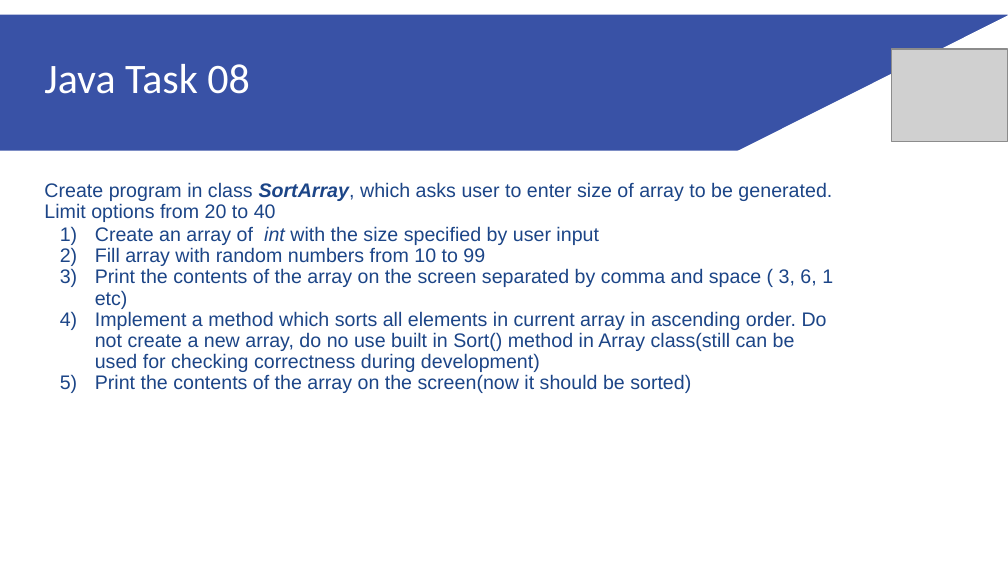
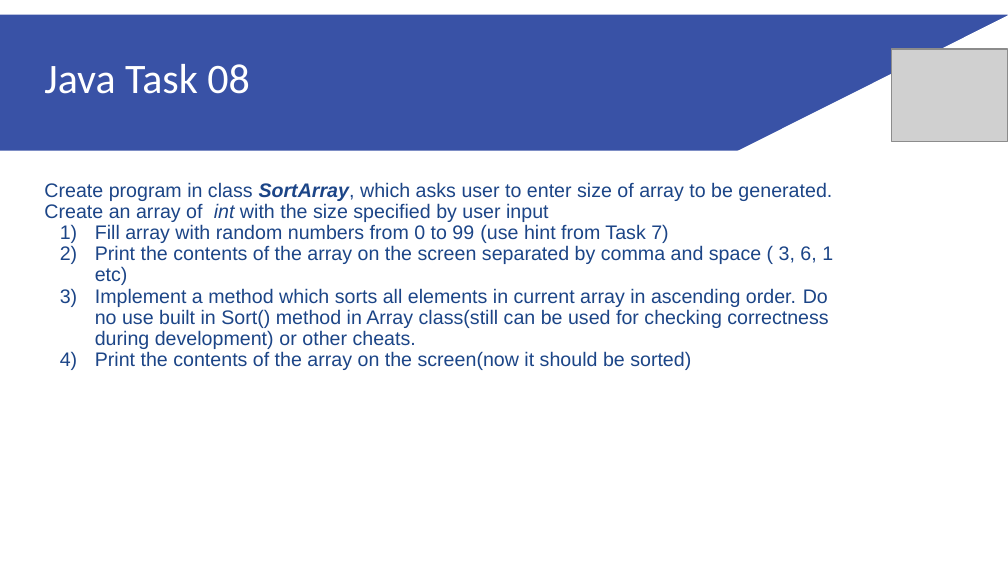
Before and after one commit to rcsyg/rcs-preboot, a slide deck: slide 5 of Java Homework 02 (eng).pptx. Drawn at 1008x567 pixels with LibreOffice and Linux fonts; fonts in the diff are those of the drawing; grey boxes stand for pictures. Boxes give left, top, right and bottom in pixels: in the first picture for what was removed or moved away, otherwise in the second. Text is boxed around its words. In the diff, an @@ line names an element or a change of style, - is before the commit and + after.

```diff
--- a/Java Homework 02 (eng).pptx
+++ b/Java Homework 02 (eng).pptx
@@ text at <box>44,182,832,243</box>: text changed @@
-Create program in class SortArray, which asks user to enter size of array to be generated. Limit options from 20 to 40
-1) Create an array of int with the size specified by user input
-2) Fill array with random numbers from 10 to 99
+Create program in class SortArray, which asks user to enter size of array to be generated. Create an array of int with the size specified by user input
+1) Fill array with random numbers from 0 to 99 (use hint from Task 7)
@@ text at <box>95,288,828,349</box>: text changed @@
-4) Implement a method which sorts all elements in current array in ascending order. Do not create a new array, do no use built in Sort() method in Array class(still can be used for checking correctness during development)
+3) Implement a method which sorts all elements in current array in ascending order. Do no use built in Sort() method in Array class(still can be used for checking correctness during development) or other cheats.
```
Also in this commit, not shown: 3 other slides changed, 1 slide added.
